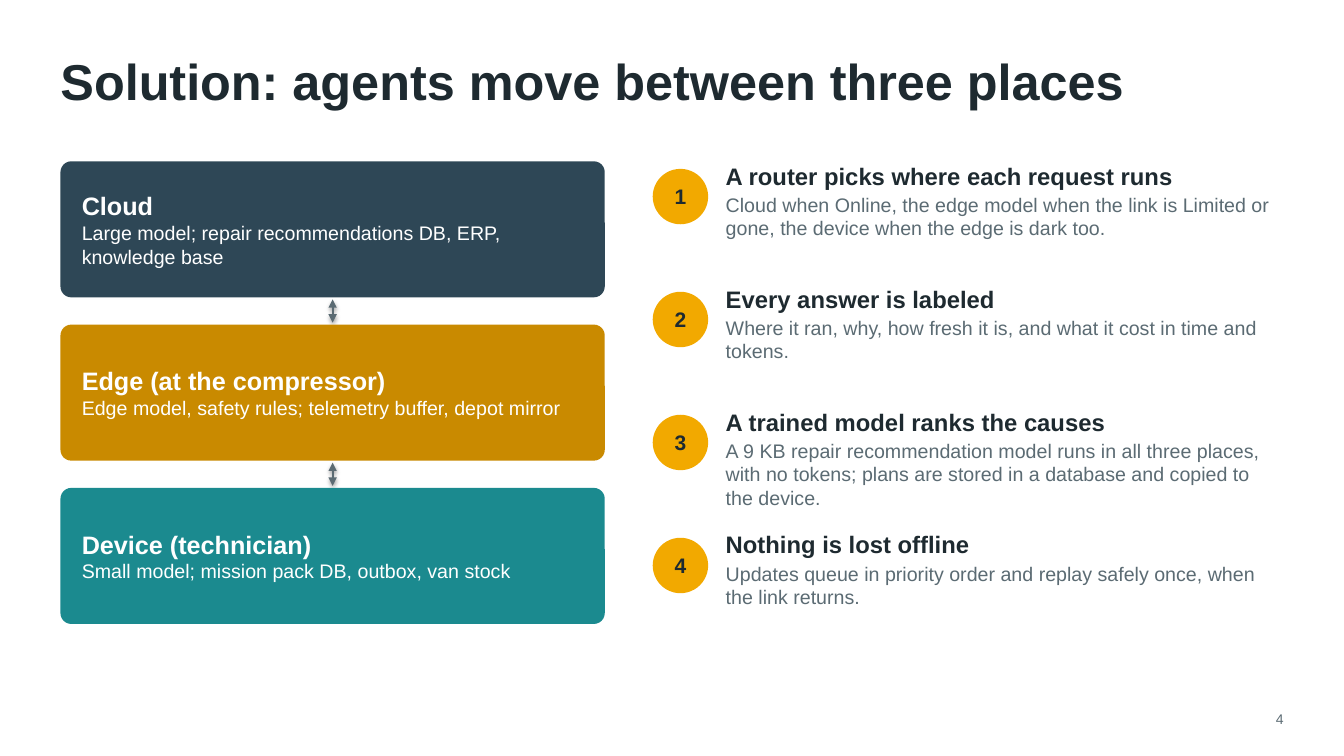
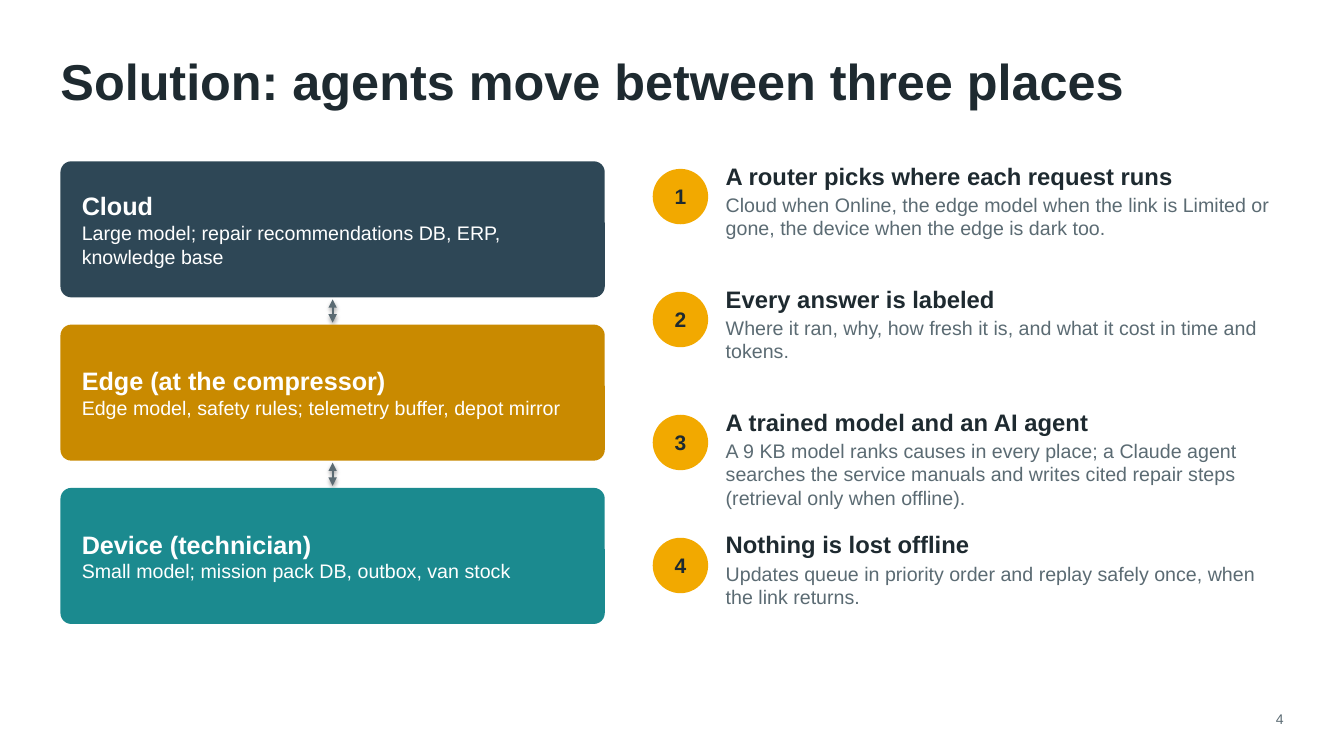
Before and after one commit to chandra50/hybrid-ai-service, a slide deck: slide 4 of docs/hybrid-ai-brief.pptx. Drawn at 1344x756 pixels with LibreOffice and Linux fonts; fonts in the diff are those of the drawing. Boxes give left, top, right and bottom in pixels: in the first picture for what was removed or moved away, otherwise in the second. Text is boxed around its words. In the diff, an @@ line names an element or a change of style, - is before the commit and + after.

```diff
--- a/docs/hybrid-ai-brief.pptx
+++ b/docs/hybrid-ai-brief.pptx
@@ text at (726,413,1236,509): text changed @@
-A trained model ranks the causes
-A 9 KB repair recommendation model runs in all three places, with no tokens; plans are stored in a database and copied to the device.
+A trained model and an AI agent
+A 9 KB model ranks causes in every place; a Claude agent searches the service manuals and writes cited repair steps (retrieval only when offline).
```
Also in this commit, not shown: 6 other files.
